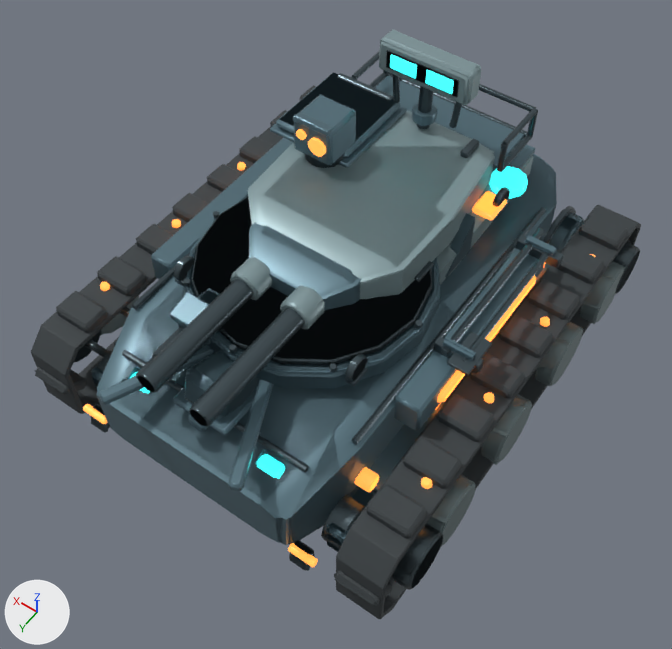
The FBX model unity/RogueCommandAssetAuthoring/Assets/RogueCommandExpansionSample/Models/SandlanceScout_LODs.fbx as it was, and as the next commit left it.
The view is the same before and after, from a camera (50 mm lens) standing at (-1.74, 2.53, 4.15) and looking at (-0.11, 0.25, 0.57). The axes (+X, +Y, +Z) are drawn at lower left. The lights are the same throughout. The older version comes first. Where no turn or scale is listed for an object, it has been applied to the vertices. Vertices at exactly the same position are counted once.

In view in the first picture: 'LOD0_SandlanceScout_Batch_Sandlance_Armor', 'LOD0_SandlanceScout_Batch_Sandlance_Gunmetal', 'LOD0_SandlanceScout_Batch_Sandlance_Light_Armor', 'LOD0_SandlanceScout_Batch_Sandlance_Signal_Amber', 'LOD0_SandlanceScout_Batch_Sandlance_Tread', 'LOD0_SandlanceScout_Batch_Sandlance_Wheel_Metal', 'LOD1_SandlanceScout_Batch_Sandlance_Armor', 'LOD1_SandlanceScout_Batch_Sandlance_Gunmetal', 'LOD1_SandlanceScout_Batch_Sandlance_Light_Armor', 'LOD1_SandlanceScout_Batch_Sandlance_Signal_Amber', 'LOD1_SandlanceScout_Batch_Sandlance_Tread', 'LOD2_SandlanceScout_Batch_Sandlance_Armor', 'LOD2_SandlanceScout_Batch_Sandlance_Gunmetal', 'LOD2_SandlanceScout_Batch_Sandlance_Light_Armor' and 7 more.
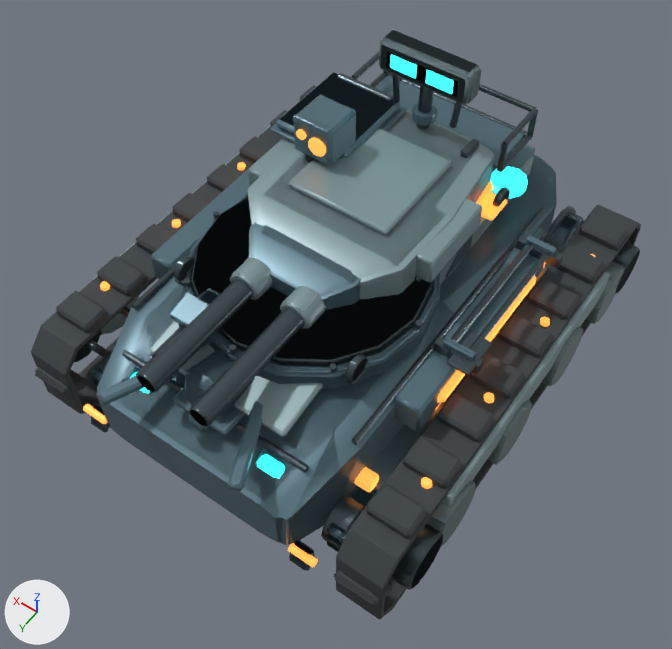
Where the newer file only moved an object's origin or applied its transform, the numbers keep the older frame.

What changed in the scene script:
```text
Change me_lod2_sandlancescout_batch_sandlance_light_armor_mesh_001:
    remove me_lod2_sandlancescout_batch_sandlance_light_armor_mesh_001.from_pydata(...)  # 76 vertices, 73 faces; spans x -0.48..0.48, y -1.08..0.6, z 0.71..1.57
    add me_lod2_sandlancescout_batch_sandlance_light_armor_mesh_001.from_pydata(...)  # 121 vertices, 106 faces; spans x -1.06..1.06, y -1.08..1.01, z 0.38..1.52
    me_lod2_sandlancescout_batch_sandlance_light_armor_mesh_001 part 3: the loose piece of 26 vertices spanning x -0.48..0.48, y -1.08..0.45, z 0.71..0.93 is moved by (0.0, 0.0, -0.05)
    me_lod2_sandlancescout_batch_sandlance_light_armor_mesh_001 part 4: the loose piece of 8 vertices spanning x -0.24..0.24, y -0.69..-0.59, z 1.41..1.57 is moved by (0.0, 0.0, -0.05)
    me_lod2_sandlancescout_batch_sandlance_light_armor_mesh_001 part 5: the loose piece of 13 vertices spanning x 0.06..0.22, y 0.48..0.6, z 0.93..1.09 is rebuilt with 14 vertices and now spans x 0.06..0.22, y 0.48..0.6, z 0.88..1.04
    other edits to the shape of me_lod2_sandlancescout_batch_sandlance_light_armor_mesh_001 do not show in these pictures
Change me_lod1_sandlancescout_batch_sandlance_light_armor_mesh_001:
    remove me_lod1_sandlancescout_batch_sandlance_light_armor_mesh_001.from_pydata(...)  # 143 vertices, 151 faces; spans x -0.48..0.48, y -1.08..0.61, z 0.7..1.58
    add me_lod1_sandlancescout_batch_sandlance_light_armor_mesh_001.from_pydata(...)  # 221 vertices, 219 faces; spans x -1.06..1.06, y -1.08..1.01, z 0.43..1.58
    me_lod1_sandlancescout_batch_sandlance_light_armor_mesh_001 part 1: 5 vertices moved from x -0.16..0.21, y 0.47..0.6, z 0.93..1.08 to x -0.17..0.21, y 0.47..0.6, z 0.93..1.08; 41 vertices removed from x -0.39..0.45, y -1.08..0.61, z 0.72..1.57; 103 vertices added at x -1.06..1.06, y -1.08..1.01, z 0.43..1.58
    other edits to the shape of me_lod1_sandlancescout_batch_sandlance_light_armor_mesh_001 do not show in these pictures
Change me_lod0_sandlancescout_batch_sandlance_light_armor_mesh_001:
    remove me_lod0_sandlancescout_batch_sandlance_light_armor_mesh_001.from_pydata(...)  # 276 vertices, 264 faces; spans x -0.48..0.48, y -1.08..0.61, z 0.7..1.58
    add me_lod0_sandlancescout_batch_sandlance_light_armor_mesh_001.from_pydata(...)  # 420 vertices, 420 faces; spans x -1.06..1.06, y -1.08..1.01, z 0.42..1.58
    me_lod0_sandlancescout_batch_sandlance_light_armor_mesh_001 part 6: a new loose piece of 24 vertices spanning x -0.38..0.38, y 0.63..1.01, z 0.78..0.88, in mat_sandlance_light_armor (greyish cyan #869ea2)
    me_lod0_sandlancescout_batch_sandlance_light_armor_mesh_001 part 7: a new loose piece of 24 vertices spanning x -0.27..0.27, y -0.46..0.1, z 1.15..1.19, in mat_sandlance_light_armor (greyish cyan #869ea2)
    me_lod0_sandlancescout_batch_sandlance_light_armor_mesh_001 part 8: a new loose piece of 24 vertices spanning x -0.51..-0.41, y -0.34..0.1, z 1.0..1.14, in mat_sandlance_light_armor (greyish cyan #869ea2)
    me_lod0_sandlancescout_batch_sandlance_light_armor_mesh_001 part 9: a new loose piece of 24 vertices spanning x -1.06..-1.01, y -0.82..0.74, z 0.42..0.58, in mat_sandlance_light_armor (greyish cyan #869ea2)
    me_lod0_sandlancescout_batch_sandlance_light_armor_mesh_001 part 10: a new loose piece of 24 vertices spanning x 0.41..0.51, y -0.34..0.1, z 1.0..1.14, in mat_sandlance_light_armor (greyish cyan #869ea2)
    other edits to the shape of me_lod0_sandlancescout_batch_sandlance_light_armor_mesh_001 do not show in these pictures
Change me_lod0_sandlancescout_batch_sandlance_signal_amber_mesh_001:
    remove me_lod0_sandlancescout_batch_sandlance_signal_amber_mesh_001.from_pydata(...)  # 1092 vertices, 1146 faces; spans x -0.22..1.79, y -1.29..1.26, z -0.43..0.65
    add me_lod0_sandlancescout_batch_sandlance_signal_amber_mesh_001.from_pydata(...)  # 1140 vertices, 1198 faces; spans x -0.22..1.79, y -1.29..1.26, z -0.43..0.65
    me_lod0_sandlancescout_batch_sandlance_signal_amber_mesh_001 part 11: a new loose piece of 24 vertices spanning x 0.38..0.48, y -0.68..-0.32, z 0.21..0.23, in mat_sandlance_signal_amber (orange #f99542, glowing orange #f99542)
    other edits to the shape of me_lod0_sandlancescout_batch_sandlance_signal_amber_mesh_001 do not show in these pictures
Change me_lod1_sandlancescout_batch_sandlance_signal_amber_mesh_001:
    remove me_lod1_sandlancescout_batch_sandlance_signal_amber_mesh_001.from_pydata(...)  # 573 vertices, 533 faces; spans x -0.22..1.79, y -1.29..1.26, z -0.43..0.65
    add me_lod1_sandlancescout_batch_sandlance_signal_amber_mesh_001.from_pydata(...)  # 599 vertices, 549 faces; spans x -0.22..1.79, y -1.29..1.26, z -0.43..0.65
    me_lod1_sandlancescout_batch_sandlance_signal_amber_mesh_001 part 2: 13 vertices removed from x -0.18..0.38, y -1.28..-0.46, z -0.43..0.22; 12 vertices added at x -0.17..0.38, y -1.28..-0.46, z -0.43..0.22
    other edits to the shape of me_lod1_sandlancescout_batch_sandlance_signal_amber_mesh_001 do not show in these pictures
```

Pixel boxes [x1, y1, x2, y2] of what changed, in the pictures (672 x 649 px; the box of a moved part takes in the faces that stretch with it):
'LOD0_SandlanceScout_Batch_Sandlance_Light_Armor', reshaped (85% wider, 59% taller): before [231, 30, 510, 329]; after [93, 30, 610, 507]
'LOD1_SandlanceScout_Batch_Sandlance_Light_Armor', reshaped (75% wider, 59% taller): before [231, 38, 527, 330]; after [92, 35, 610, 499]
'LOD2_SandlanceScout_Batch_Sandlance_Light_Armor', reshaped: before [230, 30, 534, 329]; after [149, 30, 534, 436]
part 1 of me_lod1_sandlancescout_batch_sandlance_light_armor_mesh_001, built on: before [231, 38, 486, 330]; after [92, 35, 610, 499]
part 2 of me_lod1_sandlancescout_batch_sandlance_signal_amber_mesh_001, moved or reshaped: before [472, 203, 507, 220]; after [481, 201, 507, 220]
part 3 of me_lod2_sandlancescout_batch_sandlance_light_armor_mesh_001, moved or reshaped (mostly hidden): before [437, 156, 534, 262]; after [491, 156, 534, 192]
part 4 of me_lod2_sandlancescout_batch_sandlance_light_armor_mesh_001, moved or reshaped: [380, 30, 481, 105] in both
part 5 of me_lod2_sandlancescout_batch_sandlance_light_armor_mesh_001, rebuilt: before [230, 257, 272, 294]; after [230, 258, 271, 300]
part 6 of me_lod0_sandlancescout_batch_sandlance_light_armor_mesh_001, added: after [150, 321, 322, 437]
part 7 of me_lod0_sandlancescout_batch_sandlance_light_armor_mesh_001, added: after [289, 128, 451, 235]
part 8 of me_lod0_sandlancescout_batch_sandlance_light_armor_mesh_001, added: after [414, 198, 482, 282]
part 9 of me_lod0_sandlancescout_batch_sandlance_light_armor_mesh_001, added: after [442, 272, 610, 507]
part 10 of me_lod0_sandlancescout_batch_sandlance_light_armor_mesh_001, added: after [248, 138, 293, 186]
part 11 of me_lod0_sandlancescout_batch_sandlance_signal_amber_mesh_001, added (mostly hidden): after [476, 181, 493, 204]
